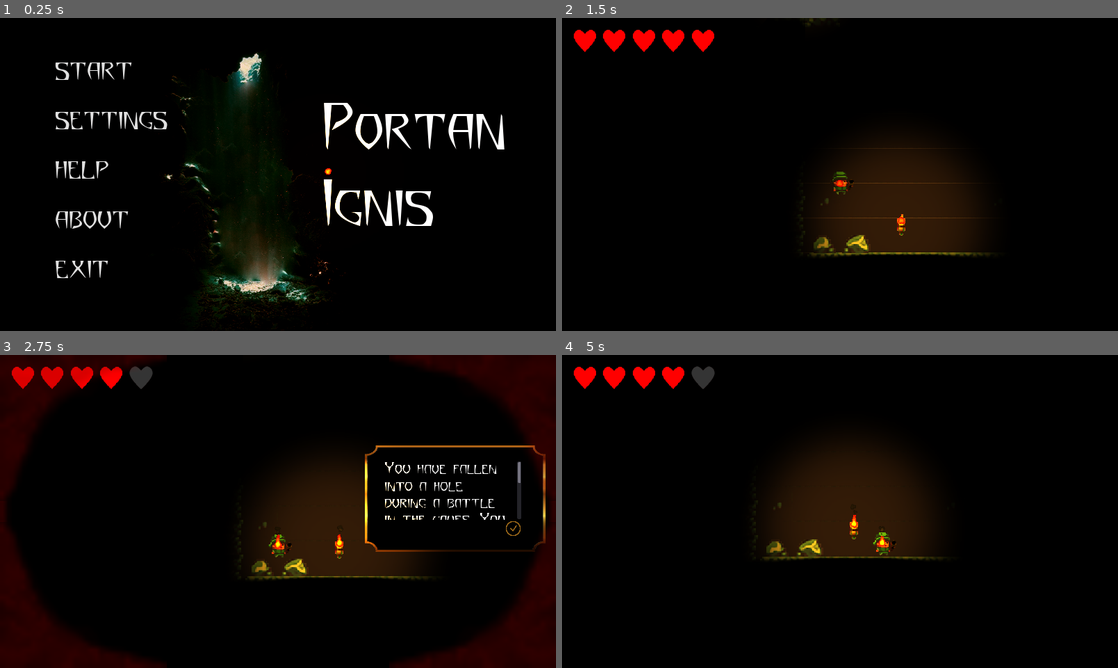
Above: before the commit, frames 1-4 (two rows, left to right).
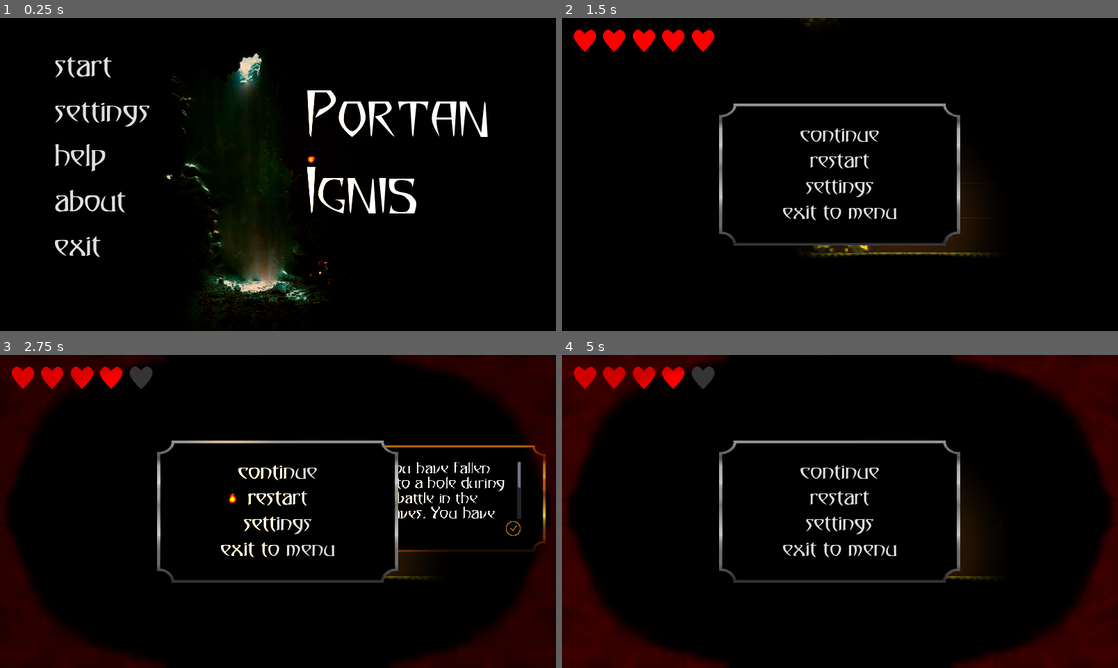
Above: after the commit, the same moments.

Repository: re1nex/portan-ignis
Game: Godot game, scene res://src/ui/mainMenu/MainMenuView.tscn
Two runs of this game, one before a commit and one after it. Both use one fixed random seed, a clock stepped at 60 frames per second and the inputs below. Sound files missing from this copy of the repository are replaced by a short silence.
Inputs (mouse positions are in pixels of both pictures, inside the frame that each line leads up to):
- Up to frame 1 (0.25 s): no input
- Up to frame 2 (1.5 s): click "start" at 0.5 s; click "level 1" at 1.25 s
- Up to frame 3 (2.75 s): click (278, 498) at 2 s, where only the run after the commit has a clickable "restart"
- Up to frame 4 (5 s): click (1073, 527) at 2.75 s; tap Enter (ui_accept) at 3.5 s; move the mouse to (962, 495) at 3.52 s; hold Right (ui_right) 3.53-4.25 s; tap F (switch_ignis) at 3.6 s; click (962, 495) at 3.67 s; tap Space (jump) at 3.77 s; click (840, 498) at 4.25 s, where only the run after the commit has a clickable "restart"

The runs differ from the first frame. In frame 1, 6.0% of the frame differs, in the area x 9-91%, y 12-84%; in frame 2, 8.5%; in frame 3, 9.9%; in frame 4, 28%, in the area x 0-100%, y 0-100%.

Commit message:
#304 added: - new-font

Diff:
--- a/src/ui/gameOverWindow/WindowGameOver.tscn
+++ b/src/ui/gameOverWindow/WindowGameOver.tscn
@@ -2,17 +2,17 @@
 
 [ext_resource path="res://src/objects/IgnisRegularInner/IgnisRegularInner.tscn" type="PackedScene" id=1]
 [ext_resource path="res://resource/ui/windows/background.png" type="Texture" id=2]
-[ext_resource path="res://resource/ui/yazata.TTF" type="DynamicFontData" id=3]
+[ext_resource path="res://resource/ui/17383.otf" type="DynamicFontData" id=3]
 [ext_resource path="res://src/ui/gameOverWindow/WindowGameOver.gd" type="Script" id=4]
 [ext_resource path="res://resource/sounds/clicks/2.wav" type="AudioStream" id=5]
 [ext_resource path="res://resource/sounds/situation/gameover1.wav" type="AudioStream" id=6]
 
 [sub_resource type="DynamicFont" id=1]
-size = 110
+size = 90
 font_data = ExtResource( 3 )
 
 [sub_resource type="DynamicFont" id=2]
-size = 80
+size = 60
 font_data = ExtResource( 3 )
 
 [node name="WindowGameOver" type="CanvasLayer"]
@@ -38,15 +38,15 @@
 texture = ExtResource( 2 )
 
 [node name="VBoxContainer" type="VBoxContainer" parent="CenterContainer"]
-margin_left = 457.0
-margin_top = 235.0
-margin_right = 823.0
-margin_bottom = 485.0
+margin_left = 473.0
+margin_top = 248.0
+margin_right = 807.0
+margin_bottom = 471.0
 
 [node name="Label" type="Label" parent="CenterContainer/VBoxContainer"]
 light_mask = 2
-margin_right = 366.0
-margin_bottom = 94.0
+margin_right = 334.0
+margin_bottom = 87.0
 size_flags_horizontal = 3
 size_flags_vertical = 3
 custom_fonts/font = SubResource( 1 )
@@ -59,10 +59,10 @@
 
 [node name="Restart" type="Button" parent="CenterContainer/VBoxContainer"]
 light_mask = 2
-margin_left = 68.0
-margin_top = 98.0
-margin_right = 298.0
-margin_bottom = 172.0
+margin_left = 75.0
+margin_top = 91.0
+margin_right = 259.0
+margin_bottom = 155.0
 focus_mode = 0
 size_flags_horizontal = 4
 size_flags_vertical = 4
@@ -83,9 +83,9 @@
 
 [node name="MainMenu" type="Button" parent="CenterContainer/VBoxContainer"]
 light_mask = 2
-margin_top = 176.0
-margin_right = 366.0
-margin_bottom = 250.0
+margin_top = 159.0
+margin_right = 334.0
+margin_bottom = 223.0
 focus_mode = 0
 size_flags_horizontal = 4
 size_flags_vertical = 4
--- a/src/ui/hint/Hint.tscn
+++ b/src/ui/hint/Hint.tscn
@@ -1,13 +1,13 @@
 [gd_scene load_steps=7 format=2]
 
-[ext_resource path="res://resource/ui/yazata.TTF" type="DynamicFontData" id=1]
+[ext_resource path="res://resource/ui/17383.otf" type="DynamicFontData" id=1]
 [ext_resource path="res://resource/ui/windows/background2.png" type="Texture" id=2]
 [ext_resource path="res://resource/ui/windows/ok.png" type="Texture" id=3]
 [ext_resource path="res://src/ui/hint/Hint.gd" type="Script" id=4]
 [ext_resource path="res://resource/ui/windows/backgroundLight.png" type="Texture" id=5]
 
 [sub_resource type="DynamicFont" id=1]
-size = 64
+size = 50
 font_data = ExtResource( 1 )
 
 [node name="Hint" type="Node2D"]
--- a/src/ui/mainMenu/MainMenuView.tscn
+++ b/src/ui/mainMenu/MainMenuView.tscn
@@ -8,11 +8,12 @@
 [ext_resource path="res://resource/sounds/ignis/loop.wav" type="AudioStream" id=6]
 [ext_resource path="res://resource/sounds/music/menu/menu.wav" type="AudioStream" id=7]
 [ext_resource path="res://resource/sounds/music/menu/menu1.wav" type="AudioStream" id=8]
+[ext_resource path="res://resource/ui/17383.otf" type="DynamicFontData" id=9]
 [ext_resource path="res://src/ui/mainMenu/MainMenuView.gd" type="Script" id=14]
 
 [sub_resource type="DynamicFont" id=1]
-size = 90
-font_data = ExtResource( 1 )
+size = 70
+font_data = ExtResource( 9 )
 
 [sub_resource type="DynamicFont" id=2]
 size = 180
@@ -21,28 +22,28 @@
 font_data = ExtResource( 1 )
 
 [sub_resource type="DynamicFont" id=3]
-size = 90
-font_data = ExtResource( 1 )
+size = 70
+font_data = ExtResource( 9 )
 
 [sub_resource type="DynamicFont" id=4]
-size = 90
-font_data = ExtResource( 1 )
+size = 70
+font_data = ExtResource( 9 )
 
 [sub_resource type="DynamicFont" id=5]
-size = 40
-font_data = ExtResource( 1 )
+size = 30
+font_data = ExtResource( 9 )
 
 [sub_resource type="DynamicFont" id=6]
-size = 70
-font_data = ExtResource( 1 )
+size = 50
+font_data = ExtResource( 9 )
 
 [sub_resource type="DynamicFont" id=7]
-size = 70
-font_data = ExtResource( 1 )
+size = 50
+font_data = ExtResource( 9 )
 
 [sub_resource type="DynamicFont" id=8]
-size = 70
-font_data = ExtResource( 1 )
+size = 50
+font_data = ExtResource( 9 )
 
 [node name="MainMenuView" type="MarginContainer"]
 anchor_right = 1.0
@@ -65,8 +66,8 @@
 [node name="Main" type="HBoxContainer" parent="."]
 margin_left = 120.0
 margin_top = 80.0
-margin_right = 1171.0
-margin_bottom = 615.0
+margin_right = 1135.0
+margin_bottom = 570.0
 size_flags_horizontal = 2
 size_flags_vertical = 2
 size_flags_stretch_ratio = 0.0
@@ -76,16 +77,16 @@
 }
 
 [node name="mainView" type="VBoxContainer" parent="Main"]
-margin_right = 274.0
-margin_bottom = 535.0
+margin_right = 238.0
+margin_bottom = 490.0
 size_flags_horizontal = 2
 size_flags_vertical = 2
 size_flags_stretch_ratio = 0.0
 custom_constants/separation = 30
 
 [node name="Start" type="Button" parent="Main/mainView"]
-margin_right = 192.0
-margin_bottom = 83.0
+margin_right = 150.0
+margin_bottom = 74.0
 focus_mode = 0
 size_flags_horizontal = 0
 size_flags_vertical = 0
@@ -107,9 +108,9 @@
 scale = Vector2( 1, 1 )
 
 [node name="Settings" type="Button" parent="Main/mainView"]
-margin_top = 113.0
-margin_right = 274.0
-margin_bottom = 196.0
+margin_top = 104.0
+margin_right = 238.0
+margin_bottom = 178.0
 focus_mode = 0
 size_flags_horizontal = 0
 size_flags_vertical = 0
@@ -129,9 +130,9 @@
 scale = Vector2( 1, 1 )
 
 [node name="Help" type="Button" parent="Main/mainView"]
-margin_top = 226.0
-margin_right = 137.0
-margin_bottom = 309.0
+margin_top = 208.0
+margin_right = 135.0
+margin_bottom = 282.0
 focus_mode = 0
 size_flags_horizontal = 0
 size_flags_vertical = 0
@@ -150,9 +151,9 @@
 scale = Vector2( 1, 1 )
 
 [node name="About" type="Button" parent="Main/mainView"]
-margin_top = 339.0
-margin_right = 182.0
-margin_bottom = 422.0
+margin_top = 312.0
+margin_right = 183.0
+margin_bottom = 386.0
 focus_mode = 0
 size_flags_horizontal = 0
 size_flags_vertical = 0
@@ -172,9 +173,9 @@
 scale = Vector2( 1, 1 )
 
 [node name="Exit" type="Button" parent="Main/mainView"]
-margin_top = 452.0
-margin_right = 138.0
-margin_bottom = 535.0
+margin_top = 416.0
+margin_right = 124.0
+margin_bottom = 490.0
 focus_mode = 0
 size_flags_horizontal = 0
 size_flags_vertical = 0
@@ -194,17 +195,17 @@
 scale = Vector2( 1, 1 )
 
 [node name="Logo" type="VBoxContainer" parent="Main"]
-margin_left = 624.0
-margin_right = 1051.0
-margin_bottom = 535.0
+margin_left = 588.0
+margin_right = 1015.0
+margin_bottom = 490.0
 grow_horizontal = 2
 grow_vertical = 2
 alignment = 1
 
 [node name="Label" type="Label" parent="Main/Logo"]
-margin_top = 93.0
+margin_top = 70.0
 margin_right = 427.0
-margin_bottom = 442.0
+margin_bottom = 419.0
 size_flags_vertical = 0
 custom_fonts/font = SubResource( 2 )
 text = "Portan
@@ -221,8 +222,8 @@
 visible = false
 margin_left = 120.0
 margin_top = 80.0
-margin_right = 363.0
-margin_bottom = 801.0
+margin_right = 332.0
+margin_bottom = 738.0
 size_flags_horizontal = 0
 size_flags_vertical = 0
 custom_constants/separation = 60
@@ -391,8 +392,8 @@
 visible = false
 margin_left = 120.0
 margin_top = 80.0
-margin_right = 607.0
-margin_bottom = 698.0
+margin_right = 598.0
+margin_bottom = 644.0
 size_flags_horizontal = 0
 size_flags_vertical = 0
 custom_constants/separation = 30
@@ -584,7 +585,7 @@
 visible = false
 margin_left = 120.0
 margin_top = 80.0
-margin_right = 1171.0
+margin_right = 1160.0
 margin_bottom = 640.0
 size_flags_horizontal = 3
 size_flags_vertical = 3
@@ -653,7 +654,7 @@
 visible = false
 margin_left = 120.0
 margin_top = 80.0
-margin_right = 1188.0
+margin_right = 1160.0
 margin_bottom = 640.0
 size_flags_horizontal = 3
 size_flags_vertical = 3
@@ -678,8 +679,8 @@
 scroll_horizontal_enabled = false
 
 [node name="GridContainer" type="GridContainer" parent="Help/VBoxContainer/ScrollContainer"]
-margin_right = 1068.0
-margin_bottom = 891.0
+margin_right = 949.0
+margin_bottom = 737.0
 size_flags_horizontal = 4
 custom_constants/hseparation = 100
 columns = 3
--- a/src/ui/pauseMenu/pauseMenu.tscn
+++ b/src/ui/pauseMenu/pauseMenu.tscn
@@ -4,27 +4,26 @@
 [ext_resource path="res://resource/sounds/clicks/2.wav" type="AudioStream" id=2]
 [ext_resource path="res://src/objects/IgnisRegularInner/IgnisRegularInner.tscn" type="PackedScene" id=3]
 [ext_resource path="res://resource/sounds/ignis/loop.wav" type="AudioStream" id=4]
-[ext_resource path="res://resource/ui/yazata.TTF" type="DynamicFontData" id=5]
+[ext_resource path="res://resource/ui/17383.otf" type="DynamicFontData" id=5]
 [ext_resource path="res://resource/sounds/situation/win1.wav" type="AudioStream" id=6]
 [ext_resource path="res://src/ui/pauseMenu/pauseMenu.gd" type="Script" id=11]
 
 [sub_resource type="DynamicFont" id=1]
-size = 70
+size = 50
 font_data = ExtResource( 5 )
 
 [sub_resource type="DynamicFont" id=2]
-size = 70
+size = 50
 font_data = ExtResource( 5 )
 
 [sub_resource type="DynamicFont" id=3]
-size = 70
+size = 50
 font_data = ExtResource( 5 )
 
 [node name="PauseMenu" type="CanvasLayer"]
 script = ExtResource( 11 )
 
 [node name="CenterContainer" type="CenterContainer" parent="."]
-visible = false
 light_mask = 4
 margin_right = 1280.0
 margin_bottom = 720.0
@@ -40,10 +39,10 @@
 
 [node name="Pause" type="VBoxContainer" parent="CenterContainer"]
 light_mask = 2
-margin_left = 480.0
-margin_top = 220.0
-margin_right = 800.0
-margin_bottom = 499.0
+margin_left = 500.0
+margin_top = 242.0
+margin_right = 780.0
+margin_bottom = 477.0
 size_flags_horizontal = 3
 size_flags_vertical = 3
 custom_constants/separation = 5
@@ -54,9 +53,9 @@
 
 [node name="Continue" type="Button" parent="CenterContainer/Pause"]
 light_mask = 2
-margin_left = 55.0
-margin_right = 265.0
-margin_bottom = 66.0
+margin_left = 41.0
+margin_right = 238.0
+margin_bottom = 55.0
 focus_mode = 0
 size_flags_horizontal = 4
 size_flags_vertical = 4
@@ -81,10 +80,10 @@
 
 [node name="Restart" type="Button" parent="CenterContainer/Pause"]
 light_mask = 2
-margin_left = 58.0
-margin_top = 71.0
-margin_right = 261.0
-margin_bottom = 137.0
+margin_left = 62.0
+margin_top = 60.0
+margin_right = 218.0
+margin_bottom = 115.0
 focus_mode = 0
 size_flags_horizontal = 4
 size_flags_vertical = 4
@@ -110,9 +109,9 @@
 [node name="Settings" type="Button" parent="CenterContainer/Pause"]
 light_mask = 2
 margin_left = 52.0
-margin_top = 142.0
-margin_right = 268.0
-margin_bottom = 208.0
+margin_top = 120.0
+margin_right = 227.0
+margin_bottom = 175.0
 focus_mode = 0
 size_flags_horizontal = 4
 size_flags_vertical = 4
@@ -137,9 +136,9 @@
 
 [node name="MainMenu" type="Button" parent="CenterContainer/Pause"]
 light_mask = 2
-margin_top = 213.0
-margin_right = 320.0
-margin_bottom = 279.0
+margin_top = 180.0
+margin_right = 280.0
+margin_bottom = 235.0
 focus_mode = 0
 size_flags_horizontal = 4
 size_flags_vertical = 4
@@ -164,17 +163,17 @@
 [node name="Settings" type="VBoxContainer" parent="CenterContainer"]
 visible = false
 light_mask = 2
-margin_left = 450.0
-margin_top = 229.0
-margin_right = 830.0
-margin_bottom = 490.0
+margin_left = 471.0
+margin_top = 251.0
+margin_right = 808.0
+margin_bottom = 468.0
 size_flags_horizontal = 0
 size_flags_vertical = 0
 custom_constants/separation = 5
 
 [node name="Label2" type="Label" parent="CenterContainer/Settings"]
-margin_right = 156.0
-margin_bottom = 60.0
+margin_right = 149.0
+margin_bottom = 49.0
 size_flags_horizontal = 0
 custom_fonts/font = SubResource( 2 )
 text = "volume"
@@ -200,9 +199,9 @@
 
 [node name="Mute" type="Label" parent="CenterContainer/Settings"]
 light_mask = 2
-margin_top = 65.0
-margin_right = 285.0
-margin_bottom = 125.0
+margin_top = 54.0
+margin_right = 243.0
+margin_bottom = 103.0
 size_flags_horizontal = 0
 custom_fonts/font = SubResource( 3 )
 text = "global mute"
@@ -236,9 +235,9 @@
 
 [node name="Label" type="Label" parent="CenterContainer/Settings"]
 light_mask = 2
-margin_top = 130.0
-margin_right = 380.0
-margin_bottom = 190.0
+margin_top = 108.0
+margin_right = 337.0
+margin_bottom = 157.0
 size_flags_horizontal = 0
 custom_fonts/font = SubResource( 3 )
 text = "fullscreen mode"
@@ -272,10 +271,10 @@
 
 [node name="backSettings" type="Button" parent="CenterContainer/Settings"]
 light_mask = 2
-margin_left = 134.0
-margin_top = 195.0
-margin_right = 246.0
-margin_bottom = 261.0
+margin_left = 112.0
+margin_top = 162.0
+margin_right = 224.0
+margin_bottom = 217.0
 focus_mode = 0
 size_flags_horizontal = 4
 size_flags_vertical = 4
--- a/src/ui/winWindow/WinWindow.tscn
+++ b/src/ui/winWindow/WinWindow.tscn
@@ -2,17 +2,17 @@
 
 [ext_resource path="res://resource/ui/windows/background2.png" type="Texture" id=1]
 [ext_resource path="res://src/ui/winWindow/WinWindow.gd" type="Script" id=2]
-[ext_resource path="res://resource/ui/yazata.TTF" type="DynamicFontData" id=3]
+[ext_resource path="res://resource/ui/17383.otf" type="DynamicFontData" id=3]
 [ext_resource path="res://src/objects/IgnisRegularInner/IgnisRegularInner.tscn" type="PackedScene" id=4]
 [ext_resource path="res://resource/sounds/clicks/2.wav" type="AudioStream" id=5]
 [ext_resource path="res://resource/sounds/situation/win1.wav" type="AudioStream" id=6]
 
 [sub_resource type="DynamicFont" id=1]
-size = 100
+size = 80
 font_data = ExtResource( 3 )
 
 [sub_resource type="DynamicFont" id=2]
-size = 70
+size = 50
 font_data = ExtResource( 3 )
 
 [node name="WinWindow" type="CanvasLayer"]
@@ -20,7 +20,6 @@
 script = ExtResource( 2 )
 
 [node name="CenterContainer" type="CenterContainer" parent="."]
-visible = false
 light_mask = 2
 margin_right = 1280.0
 margin_bottom = 720.0
@@ -35,16 +34,16 @@
 texture = ExtResource( 1 )
 
 [node name="VBoxContainer" type="VBoxContainer" parent="CenterContainer"]
-margin_left = 382.0
-margin_top = 236.0
-margin_right = 897.0
-margin_bottom = 483.0
+margin_left = 401.0
+margin_top = 251.0
+margin_right = 878.0
+margin_bottom = 468.0
 custom_constants/separation = 15
 
 [node name="Label" type="Label" parent="CenterContainer/VBoxContainer"]
 light_mask = 2
-margin_right = 515.0
-margin_bottom = 85.0
+margin_right = 477.0
+margin_bottom = 77.0
 custom_fonts/font = SubResource( 1 )
 custom_colors/font_color = Color( 0.854902, 0.690196, 0.45098, 1 )
 text = "level complete"
@@ -55,10 +54,10 @@
 
 [node name="NextLvl" type="Button" parent="CenterContainer/VBoxContainer"]
 light_mask = 2
-margin_left = 118.0
-margin_top = 100.0
-margin_right = 396.0
-margin_bottom = 166.0
+margin_left = 128.0
+margin_top = 92.0
+margin_right = 348.0
+margin_bottom = 147.0
 focus_mode = 0
 size_flags_horizontal = 4
 size_flags_vertical = 4
@@ -80,10 +79,10 @@
 
 [node name="MainMenu" type="Button" parent="CenterContainer/VBoxContainer"]
 light_mask = 2
-margin_left = 97.0
-margin_top = 181.0
-margin_right = 417.0
-margin_bottom = 247.0
+margin_left = 98.0
+margin_top = 162.0
+margin_right = 378.0
+margin_bottom = 217.0
 focus_mode = 0
 size_flags_horizontal = 4
 size_flags_vertical = 4
Binary file added: resource/ui/17383.otf
Not shown: 1 places in src/ui/mainMenu/MainMenuView.tscn that only renumber resources
